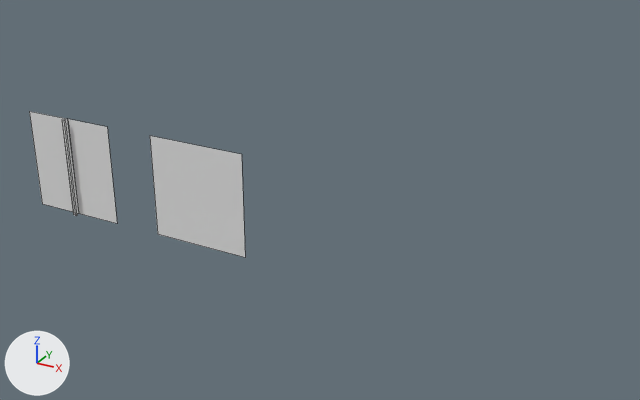
The Blender file models/modesl.blend as it was, and as the next commit left it.
One viewpoint serves both versions: a 50 mm camera at (6.05, -5.96, 3.71) aimed at (2.72, 0.1, 0.68). The axes (+X, +Y, +Z) are drawn at lower left. The lights are the same throughout. Mesh edges are drawn as thin lines.

Objects in the first picture: 'Wall-1', 'Wall-2'.
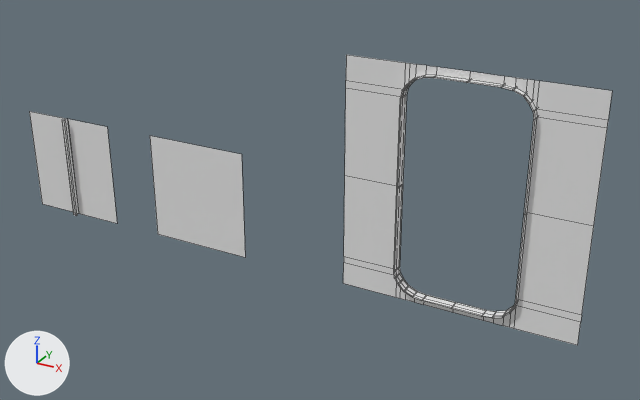
Patch to the scene script:
```diff
--- a/models/modesl.blend.py
+++ b/models/modesl.blend.py
@@ me_cube_002 @@
+me_cube_002.from_pydata(...)  # 176 vertices, 144 faces; spans x 0.0..2.0, y -0.05..0.05, z 0.0..2.0
+me_cube_002.materials.append(mat_material)  # white #e7e7e7
@@ ob_wall_3 @@
+ob_wall_3 = bpy.data.objects.new('Wall-3', me_cube_002)
+ob_wall_3.location = (3.0, 0.0, 0.0)
```

Changed parts and their boxes [x1, y1, x2, y2] in the pictures (640 x 400 px):
'Wall-3', added
    after: [343, 55, 612, 345]
